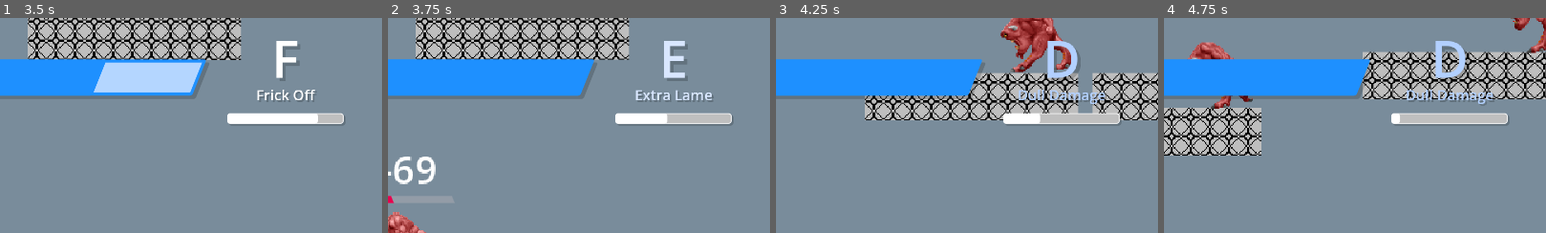
Above: before the commit, frames 1-4 (left to right).
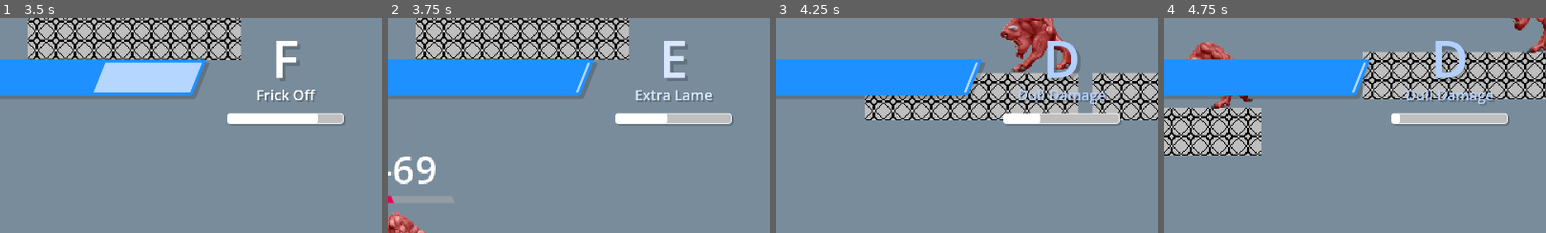
Above: after the commit, the same moments.

Repository: That1M8Head/Swordlink
Game: Godot game, scene res://intro.tscn
Two runs of this game, one before a commit and one after it. Both use one fixed random seed, a clock stepped at 60 frames per second and the inputs below.
Inputs (mouse positions are % of the whole screen's width and height, from its top left):
- Up to frame 1 (3.5 s): tap Enter (MenuConfirm) at 0.5, 1.25 s; move the mouse to (72, 45) at 0.52 s; hold X (AltAttack) 0.53-1.28 s; hold D (MoveRight) 0.53-2.03 s; click (72, 45) at 0.67 s; tap Space (Jump) at 0.77, 1.52, 3.02 s; move the mouse to (30, 55) at 1.27 s; click (30, 55) at 1.35 s; move the mouse to (60, 28) at 2.02 s; hold A (MoveLeft) 2.03-2.78 s; tap C (Evade) at 2.1 s; move the mouse to (45, 70) at 2.77 s; hold D (MoveRight) from 2.78 s (still down); tap Ctrl (ModeShift) at 2.85 s; click (45, 70) at 2.92 s
- Up to frame 2 (3.75 s): keep holding D (MoveRight); move the mouse to (80, 65) at 3.52 s; hold X (AltAttack) from 3.53 s (still down)
- Up to frame 3 (4.25 s): keep holding D (MoveRight); keep holding X (AltAttack); tap Space (Jump) at 3.77 s
- Up to frame 4 (4.75 s): move the mouse to (20, 35) at 4.27 s; release D (MoveRight) at 4.28 s; release X (AltAttack) at 4.28 s; hold A (MoveLeft) from 4.28 s (still down); click (20, 35) at 4.35 s; tap Space (Jump) at 4.52 s
The pictures show only the part of the screen within x 50-100%, y 0-50%; the shares and areas given below are measured in that part.

Frame 1 is identical in both runs. In frame 2, 0.1% of the frame differs, in the area x 49-54%, y 19-35%; in frame 3, 0.1%; in frame 4, 0.1%.

Commit message:
Updated health reward multiplier

Diff:
--- a/Scripts/JoelMovements.gd
+++ b/Scripts/JoelMovements.gd
@@ -321,7 +321,7 @@
 func deal_damage(body, damage: int, knockback: Vector2):
 	$HitSound.play()
 	if damage > body.health:
-		var health_reward = damage / 2
+		var health_reward = damage / 6
 		health += health_reward * (style_rank + 1)
 	style_duration += damage * 48 if body.is_on_floor() else damage * 24
 	var flip = -1 if $JoelSprite.flip_h else 1
